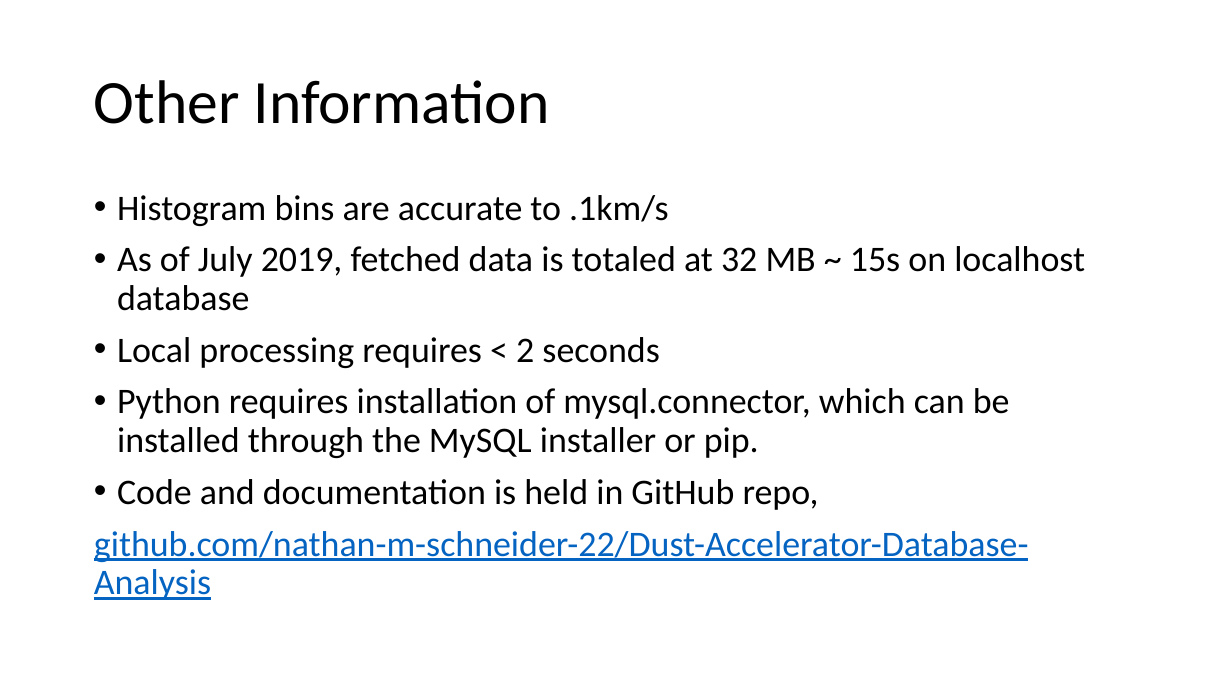
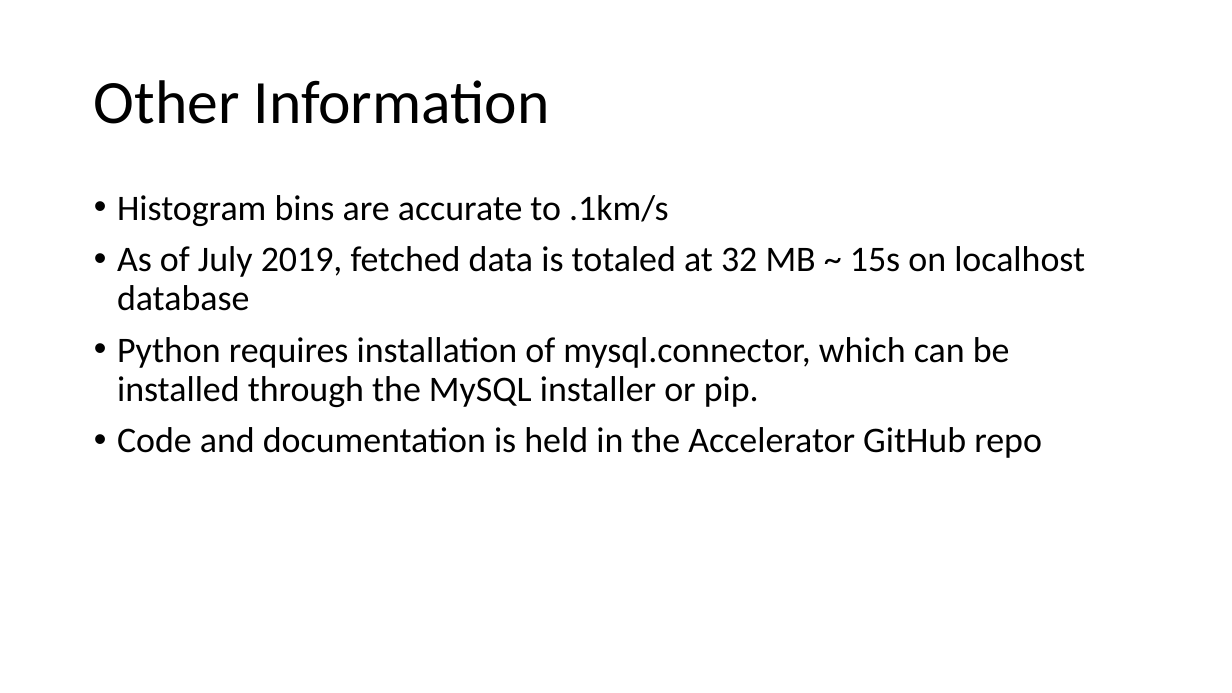
Before and after one commit to nathan-m-schneider-22/Dust-Accelerator-Database-Analysis, a slide deck: slide 14 of Dust_Data_Project.pptx. Drawn at 1232x693 pixels with LibreOffice and Linux fonts; fonts in the diff are those of the drawing. Boxes give left, top, right and bottom in pixels: in the first picture for what was removed or moved away, otherwise in the second. Text is boxed around its words. In the diff, an @@ line names an element or a change of style, - is before the commit and + after.

Commit message:
matching Accelerator REPO

```diff
--- a/Dust_Data_Project.pptx
+++ b/Dust_Data_Project.pptx
@@ text at (x1=117, y1=337, x2=659, y2=368): paragraph removed @@
-• Local processing requires < 2 seconds
@@ text at (x1=117, y1=427, x2=1042, y2=458): text changed; text colour #0563C1 to #000000 @@
-• Code and documentation is held in GitHub repo,
-github.com/nathan-m-schneider-22/Dust-Accelerator-Database-Analysis
+• Code and documentation is held in the Accelerator GitHub repo
```
Also in this commit, not shown: 6 other slides changed, 9 slides added, 11 slides removed, 14 other files.
